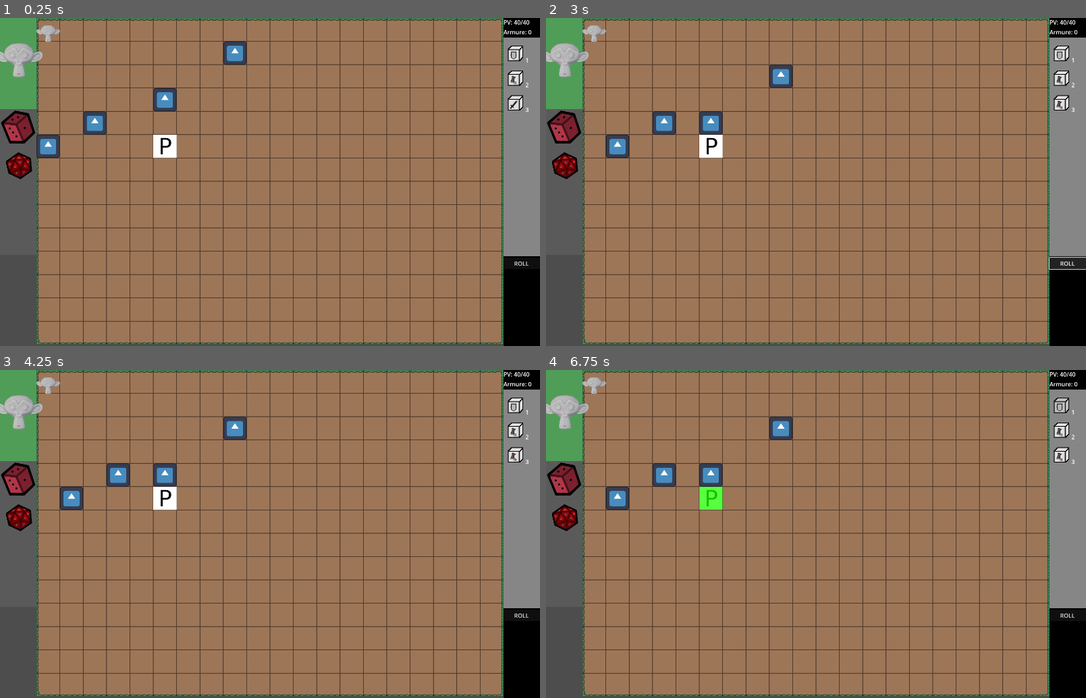
Above: before the commit, frames 1-4 (two rows, left to right).
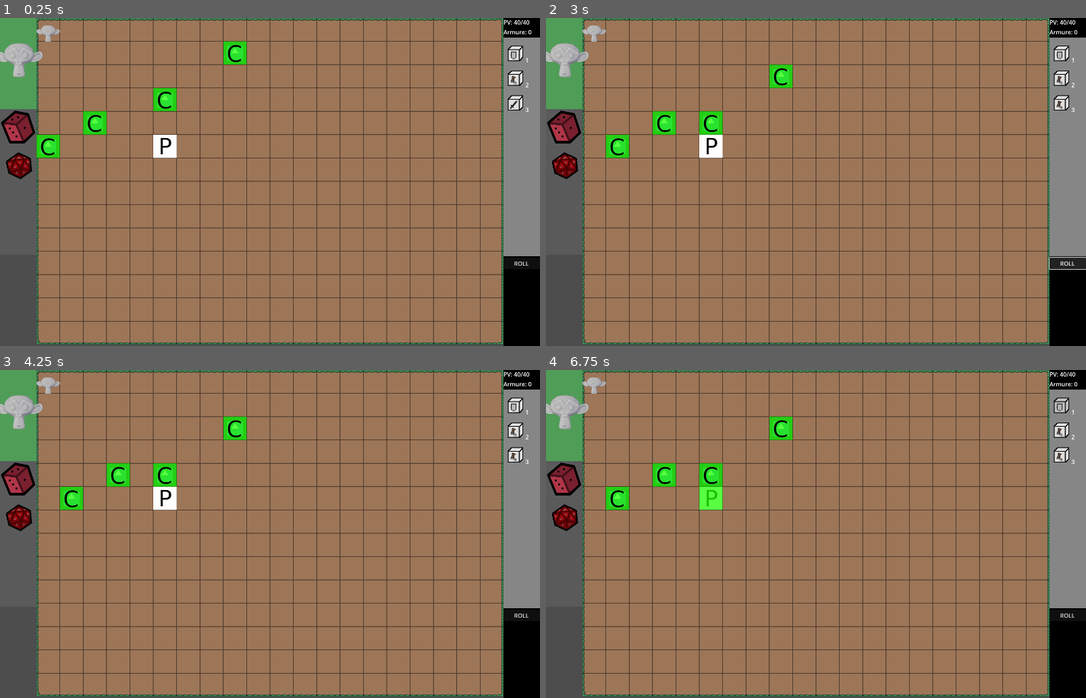
Above: after the commit, the same moments.

Repository: Ranger1986/lumieres
Game: Godot game, scene res://Scenes/FirstLevel.tscn
The game is run twice, just before and just after one commit, with the same random seed, the same clock (stepped at 60 frames per second) and the same inputs. The engine's default icon, where the game draws it, is replaced by a stand-in: a white triangle on a blue panel in a dark square.
Inputs (mouse positions are in pixels of both pictures, inside the frame that each line leads up to):
- Up to frame 1 (0.25 s): no input
- Up to frame 2 (3 s): click "1" at 0.5 s; click "2" at 1.25 s; click "3" at 2 s; click "ROLL" at 2.75 s
- Up to frame 3 (4.25 s): click (16, 478) at 3.52 s
- Up to frame 4 (6.75 s): click (562, 517) at 4.27 s; click (562, 478) at 5.02 s; click (562, 517) at 5.77 s; click "1" at 6.5 s

The runs differ from the first frame. In frame 1, 1.2% of the frame differs, in the area x 6-46%, y 6-43%; in frame 2, 1.3%, in the area x 11-46%, y 14-43%; in frame 3, 1.3%; in frame 4, 1.3%.

Commit message:
suzanne capture

Diff:
--- a/Scenes/FirstLevel.tscn
+++ b/Scenes/FirstLevel.tscn
@@ -12,8 +12,9 @@
 [ext_resource type="Texture2D" uid="uid://cp5kd7t5mw71e" path="res://icon.svg" id="6_8s5dr"]
 [ext_resource type="Script" path="res://Scripts/enemyScript.gd" id="7_r5cpj"]
 [ext_resource type="Texture2D" uid="uid://c825p2hnbok5w" path="res://Ressources/cellgreen.png" id="8_4oh33"]
+[ext_resource type="Texture2D" uid="uid://dtw2hg5iwpsu0" path="res://Ressources/cellgreenC.png" id="9_6wvdw"]
 [ext_resource type="PackedScene" uid="uid://2yfh1ym5qlqm" path="res://Scenes/SuzanneMenu.tscn" id="10_1wojv"]
-[ext_resource type="PackedScene" uid="uid://c3qxqtvwc8vnp" path="res://Scenes/Suzanne.tscn" id="10_32w5n"]
+[ext_resource type="PackedScene" uid="uid://c3qxqtvwc8vnp" path="res://Scenes/Suzanne.tscn" id="13_cr5f4"]
 
 [sub_resource type="TileSetAtlasSource" id="TileSetAtlasSource_vakbs"]
 texture = ExtResource("1_5wq52")
@@ -257,11 +258,17 @@
 texture_region_size = Vector2i(64, 64)
 0:0/0 = 0
 
+[sub_resource type="TileSetAtlasSource" id="TileSetAtlasSource_r8472"]
+texture = ExtResource("9_6wvdw")
+texture_region_size = Vector2i(64, 64)
+0:0/0 = 0
+
 [sub_resource type="TileSet" id="TileSet_gaon3"]
 tile_size = Vector2i(64, 64)
 sources/0 = SubResource("TileSetAtlasSource_ltde3")
 sources/1 = SubResource("TileSetAtlasSource_qdglx")
 sources/2 = SubResource("TileSetAtlasSource_lggun")
+sources/3 = SubResource("TileSetAtlasSource_r8472")
 
 [node name="FirstLevel" type="Node2D"]
 script = ExtResource("1_7rd8c")
@@ -281,8 +288,6 @@
 z_index = 1
 tile_set = SubResource("TileSet_gaon3")
 script = ExtResource("5_utiuj")
-
-[node name="Suzanne" parent="Carte" instance=ExtResource("10_32w5n")]
 
 [node name="PlayerSprite" parent="Carte" instance=ExtResource("2_geuij")]
 
@@ -292,6 +297,8 @@
 script = ExtResource("7_r5cpj")
 _PVmax = 0
 
+[node name="Suzanne" parent="Carte" instance=ExtResource("13_cr5f4")]
+
 [node name="SuzanneMenu" parent="." instance=ExtResource("10_1wojv")]
 z_index = 2
 offset_right = 100.0
--- a/Scripts/buttonRollDice.gd
+++ b/Scripts/buttonRollDice.gd
@@ -20,6 +20,7 @@
 		tRect.texture = listeTextureButton[i].textArray[rand]
 	owner.G._actionsEnemy()
 	Suzanne.suzanneturn=true
+	Suzanne.suzanne.modulate=Suzanne.suzanne.original_color
 	pass
 
 # Called every frame. 'delta' is the elapsed time since the previous frame.
--- a/Scripts/enemyScript.gd
+++ b/Scripts/enemyScript.gd
@@ -6,9 +6,9 @@
 var finTour : bool
 var seuilPV:int =10
 signal loot()
-signal capturable(pos:Vector2i)
+#signal capturable(pos:Vector2i)
 func _ready() -> void:
-	PV=20
+	PV=5
 func deplacementRandom() -> Vector2:
 
 	var random : int
@@ -37,14 +37,7 @@
 		ejected(Vector2i(1,0)*sign(direction.x))
 	else:
 		ejected(Vector2i(0,1)*sign(direction.y))
-	if seuilPV >PV:
-		emit_signal("capturable", cellPos())
 
-func damaged(dmg:int):
-	super.damaged(dmg)
-	if seuilPV > PV:
-		print("bloup")
-		emit_signal("capturable", cellPos())
 
 
 
--- a/Scripts/gestionnaireScript.gd
+++ b/Scripts/gestionnaireScript.gd
@@ -30,7 +30,6 @@
 	_ajoutEnemy(nbEnemy)
 	for enemy in listeEnemy:
 		enemy.connect("loot", Callable(find_child("DiceMenu"), "_addDice"))
-		enemy.connect("capturable",Callable(self, "_showCapturable"))
 	find_child("Carte").position.x = find_child("SuzanneMenu").size.x
 	var tileMap : TileMapLayer = find_child("Map")
 	offset=Vector2(find_child("SuzanneMenu").size.x,0)
@@ -47,6 +46,7 @@
 			tileMap.set_cell(Vector2i(i,j),0,Vector2i(0,0))
 			grid.maxTile=Vector2i(i,j)
 
+	_showCapturables()
 	pass # Replace with function body.
 
 func _ajoutEnemy(nbEnemy : int) -> void:
@@ -66,6 +66,7 @@
 	grid.cleanCaptureCells()
 	for n in listeEnemy.size():
 		listeEnemy[n]._deplacement()
+	_showCapturables()
 	pass
 
 func getEnemy(pos :Vector2i)->int:
@@ -183,6 +184,11 @@
 			emit_signal("S")
 			grid.cleanCells()
 			listAct=[]
-			grid.ensureCaptureCells()
-func _showCapturable(pos :Vector2i):
-	grid.markCaptureCells([pos],3)
+			grid.cleanCaptureCells()
+			_showCapturables()
+
+func _showCapturables():
+	grid.cleanCaptureCells()
+	for en :Enemy in listeEnemy:
+		if en.PV < en.seuilPV:
+			grid.markCaptureCells([en.cellPos()],3)
--- a/Scripts/suzanne.gd
+++ b/Scripts/suzanne.gd
@@ -4,6 +4,20 @@
 static var suzanne :Suzanne
 static var suzanneMode :bool= false
 static var suzanneturn :bool= true
+var original_color : Color
+
+func _ready() -> void:
+	super._ready()
+	if suzanne == null:
+		suzanne = self
+	original_color = modulate
+
+#func _process(delta: float) -> void:
+	#var grid : GridInteractive= owner.find_child("GridInteractive")
+	#var pos :Vector2i = floor((get_viewport().get_mouse_position()-Gestionnaire.offset)/64)
+	#if(grid.get_cell_source_id(pos)==0 and suzanneMode):
+		#get_child(0).position = Vector2(pos)*64+Gestionnaire.offset
+		#pass
 
 func _input(event: InputEvent) -> void:
 	if !suzanneturn:
@@ -12,16 +26,34 @@
 		var grid : GridInteractive= owner.find_child("GridInteractive")
 		var pos : Vector2i = floor((event.position-Gestionnaire.offset)/64)
 		if pos == cellPos():
+			grid.cleanCells()
 			suzanneMode = true
 			for i in range(-2, 3):
 				for j in range(-2, 3):
 					if ((abs(i)+abs(j))<=2
 						and owner.getEnemy(cellPos()+Vector2i(i,j))==-1):
 						grid.markCells([cellPos()+Vector2i(i,j)],0)
+			grid.markCells([Player.player.cellPos()],-1)
+			grid.markCells([cellPos()],-1)
 		elif suzanneMode and grid.get_cell_source_id(pos)==0:
 			ToCellPos(pos)
 			grid.cleanCells()
 			suzanneMode = false
 			suzanneturn = false
-		else:
+			modulate.r=0
+			modulate.g=150
+			modulate.b=0
+		elif suzanneMode and grid.get_cell_source_id(pos)==3 and (cellPos()-pos).length()<=3:
+			print("NOMNOM")
+			var G : Gestionnaire = owner
+			G.listeEnemy[G.getEnemy(pos)].death()
+			grid.markCells([pos],-1)
 			grid.cleanCells()
+			suzanneMode = false
+			suzanneturn = false
+			modulate.r=0
+			modulate.g=150
+			modulate.b=0
+		elif suzanneMode:
+			suzanneMode = false
+			grid.cleanCells()
Not shown: 1 places in Scenes/FirstLevel.tscn that only renumber resources
